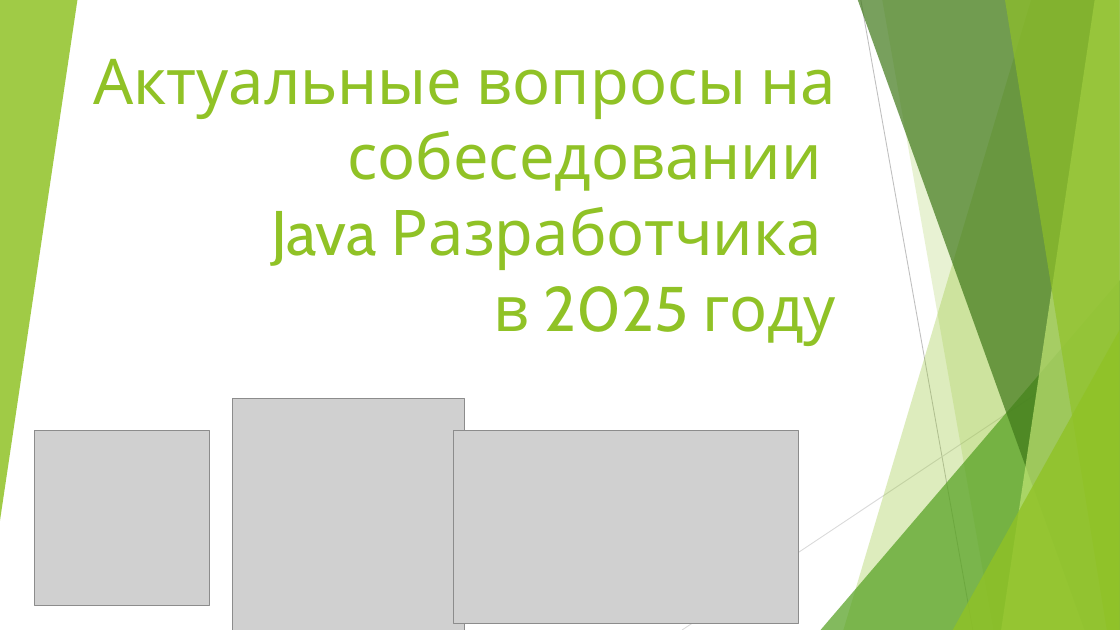
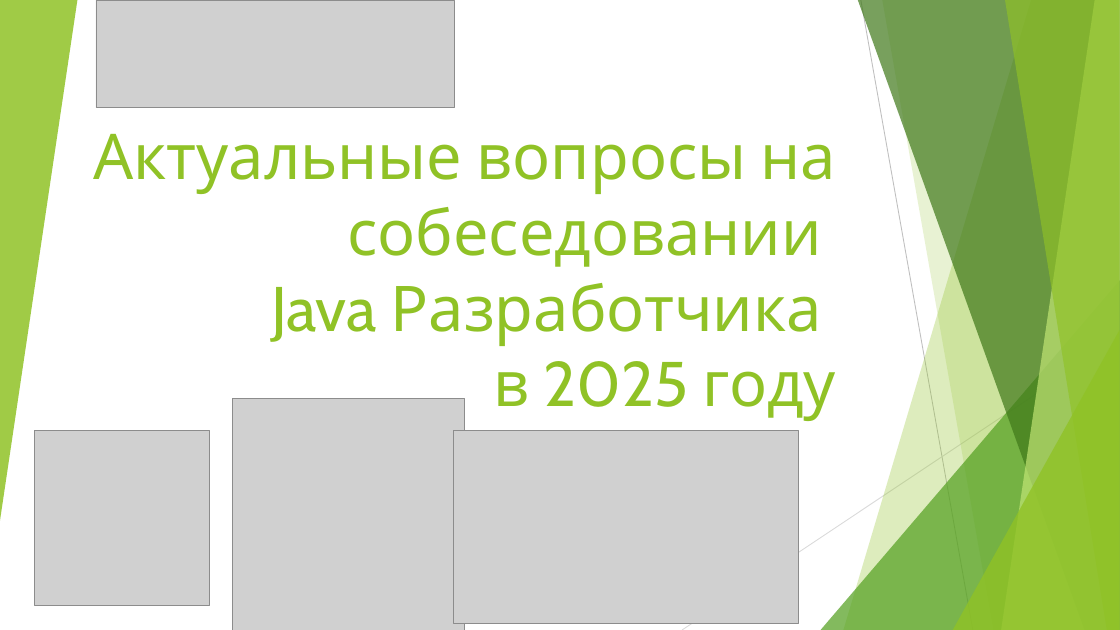
Before and after one commit to ShapovalovIgor/Test_task_interview, a slide deck: slide 1 of Актуальные вопросы на собеседовании.pptx. Drawn at 1120x630 pixels with LibreOffice and Linux fonts; fonts in the diff are those of the drawing; grey boxes stand for pictures. Boxes give left, top, right and bottom in pixels: in the first picture for what was removed or moved away, otherwise in the second. Text is boxed around its words. In the diff, an @@ line names an element or a change of style, - is before the commit and + after.

Commit message:
Update 1 slide add kafka logo

```diff
--- a/Актуальные вопросы на собеседовании.pptx
+++ b/Актуальные вопросы на собеседовании.pptx
@@ title "Актуальные вопросы на собеседовании Java ...": place and size @@
-title "Актуальные вопросы на собеседовании Java ..." at (93,59,836,346)
+title "Актуальные вопросы на собеседовании Java ..." at (93,134,836,421)
@@ picture added at (96,0,455,108) @@
```
